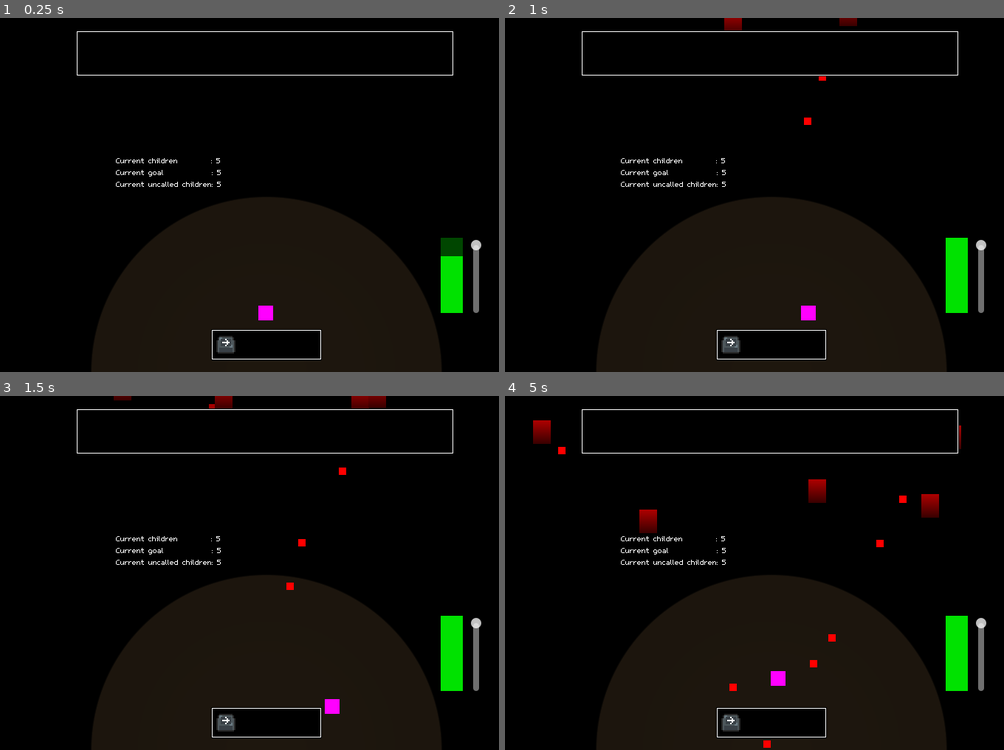
Above: before the commit, frames 1-4 (two rows, left to right).
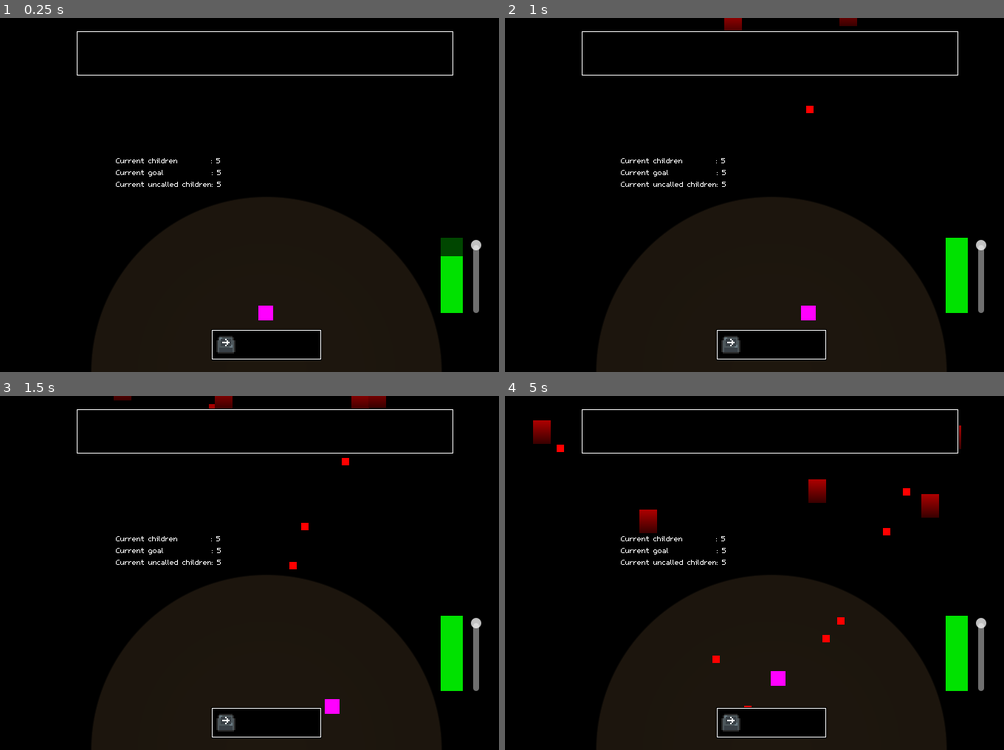
Above: after the commit, the same moments.

Repository: InRe-Dan/MiniJameGam34
Game: Godot game, scene res://Main/main.tscn
Two runs of this game, one before a commit and one after it. Both use one fixed random seed, a clock stepped at 60 frames per second and the inputs below.
Inputs:
- Up to frame 1 (0.25 s): no input
- Up to frame 2 (1 s): tap Enter at 0.5 s; hold D (move_right) from 0.53 s (still down)
- Up to frame 3 (1.5 s): release D (move_right) at 1.28 s; hold S (move_down) from 1.28 s (still down)
- Up to frame 4 (5 s): release S (move_down) at 2.03 s; hold D (move_right) 2.03-2.78 s; hold W (move_up) 2.78-3.53 s; hold A (move_left) from 3.53 s (still down)

Frame 1 is identical in both runs. In frame 2, less than 0.1% of the frame differs, in the area x 59-65%, y 16-31%; in frame 3, 0.2%; in frame 4, 0.4%, in the area x 10-82%, y 13-100%.

Commit message:
Hazard specific satisfaction | Difficulty
Added satisfaction level to hazard that influences the change on hit
Added difficulty field to main which effects approval rating change

Diff:
--- a/Hazard/Hazards/tomato.tscn
+++ b/Hazard/Hazards/tomato.tscn
@@ -4,5 +4,6 @@
 
 [node name="Tomato" instance=ExtResource("1_n2gfx")]
 modulate = Color(1, 0, 0, 1)
-speed = 240.0
-force = 1.0
+speed = 215.0
+force = 0.8
+satisfaction = 0.01
--- a/Hazard/hazard.gd
+++ b/Hazard/hazard.gd
@@ -4,6 +4,7 @@
 
 @export var speed: float
 @export var force: float
+@export var satisfaction: float
 
 var velocity: Vector2 = Vector2.ZERO
 var direction: Vector2 = Vector2.ZERO
@@ -24,5 +25,5 @@
 func _on_body_entered(body: Node2D) -> void:
 	if not body is Player: return
 
-	(body as Player).hit(direction * speed * force * 5)
+	(body as Player).hit(direction * speed * force * 5, satisfaction)
 	queue_free()
--- a/Main/main.gd
+++ b/Main/main.gd
@@ -7,6 +7,7 @@
 
 signal satisfaction_changed(new : float)
 
+var difficulty: float = 1.0
 var satisfaction : float = 1.0:
 	set(x):
 		satisfaction = clamp(x, 0, 1)
@@ -15,14 +16,14 @@
 		satisfaction_changed.emit(satisfaction)
 
 func _process(delta : float) -> void:
-	satisfaction += delta * passive_satisfaction_increase
+	satisfaction += delta * passive_satisfaction_increase * difficulty
 
 func _on_joke_system_joke_failed() -> void:
-	satisfaction += 0.05
+	satisfaction += 0.05 * difficulty
 func _on_joke_system_joke_success() -> void:
 	satisfaction -= 0.1
-func _on_player_got_hit() -> void:
-	satisfaction += 0.05
+func _on_player_got_hit(satisfaction_change: float) -> void:
+	satisfaction += satisfaction_change
 
 func _on_v_slider_value_changed(value: float) -> void:
 	satisfaction = value
--- a/Player/player.gd
+++ b/Player/player.gd
@@ -25,6 +25,6 @@
 
 
 ## Hits the player with the hazard
-func hit(impulse: Vector2) -> void:
+func hit(impulse: Vector2, satisfaction: float) -> void:
 	velocity += impulse
-	got_hit.emit()
+	got_hit.emit(satisfaction)
